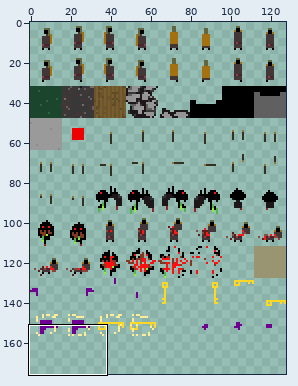
One commit to this sprite sheet: ld34/assets/textures.png. The picture above shows the old version from afar; the outline marks the close-up.
Close-up. Earlier state:
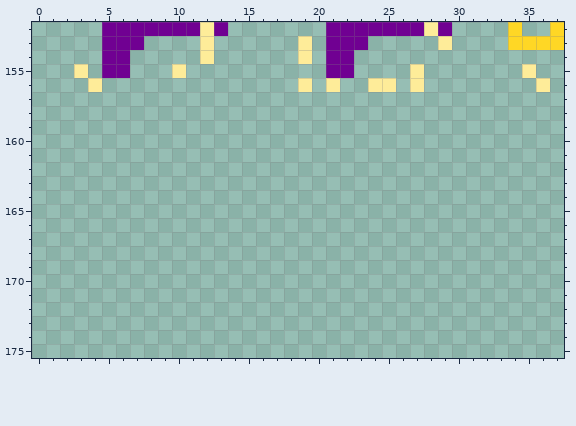
The file is 128x176 pixels. Colours within 5 levels of each other are drawn and written as one. Shown: x 0..37, y 152..175.
And afterwards:
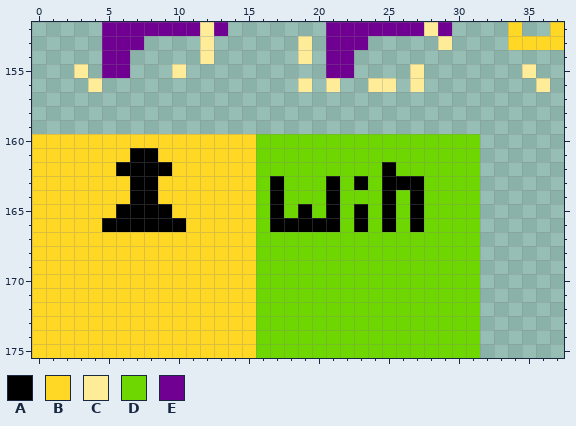
Palette (. is transparent): A #000000  B #ffd725  C #feec99  D #6ed600  E #700092
Difference:
@@ x 0..37 @@
 159 ......................................
-160 ......................................
-161 ......................................
-162 ......................................
-163 ......................................
-164 ......................................
-165 ......................................
-166 ......................................
-167 ......................................
-168 ......................................
-169 ......................................
-170 ......................................
-171 ......................................
-172 ......................................
-173 ......................................
-174 ......................................
-175 ......................................
+160 BBBBBBBBBBBBBBBBDDDDDDDDDDDDDDDD......
+161 BBBBBBBAABBBBBBBDDDDDDDDDDDDDDDD......
+162 BBBBBBAAAABBBBBBDDDDDDDDDADDDDDD......
+163 BBBBBBBAABBBBBBBDADDDADADAAADDDD......
+164 BBBBBBBAABBBBBBBDADDDADDDADADDDD......
+165 BBBBBBAAAABBBBBBDADADADADADADDDD......
+166 BBBBBAAAAAABBBBBDAAAAADADADADDDD......
+167 BBBBBBBBBBBBBBBBDDDDDDDDDDDDDDDD......
+168 BBBBBBBBBBBBBBBBDDDDDDDDDDDDDDDD......
+169 BBBBBBBBBBBBBBBBDDDDDDDDDDDDDDDD......
+170 BBBBBBBBBBBBBBBBDDDDDDDDDDDDDDDD......
+171 BBBBBBBBBBBBBBBBDDDDDDDDDDDDDDDD......
+172 BBBBBBBBBBBBBBBBDDDDDDDDDDDDDDDD......
+173 BBBBBBBBBBBBBBBBDDDDDDDDDDDDDDDD......
+174 BBBBBBBBBBBBBBBBDDDDDDDDDDDDDDDD......
+175 BBBBBBBBBBBBBBBBDDDDDDDDDDDDDDDD......
Pixel boxes of the changes (left, top, right, bottom) in both close-ups:
added: (32, 134, 480, 358)
